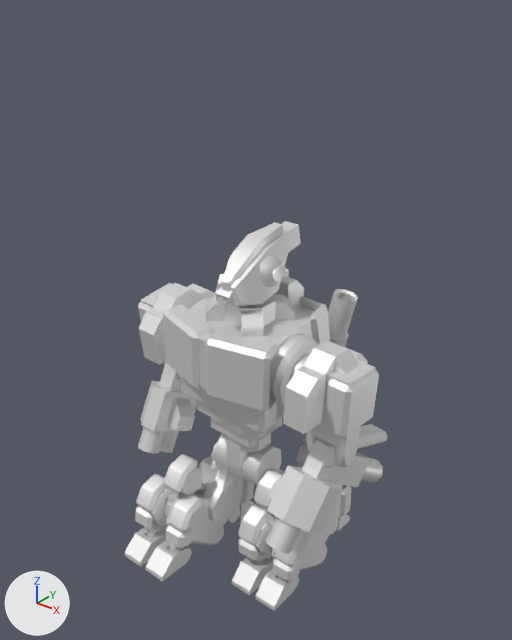
The glTF model glb/corkorg.glb: old version first, new version second.
Both versions are drawn from a 50 mm camera at (139.0, -170.0, 159.0) aimed at (2.0, 2.0, 52.0). Lighting does not change. The marker at lower left points along +X, +Y and +Z. The first picture is the older version. Where no turn or scale is listed for an object, it has been applied to the vertices.

In view in the first picture: 'head', 'hips', 'larm', 'lfoot', 'lheel', 'ltoes', 'luparm', 'rarm', 'rfoot', 'rheel', 'rleg', 'rthigh', 'rtoes', 'ruparm', 'torso' and 3 more.
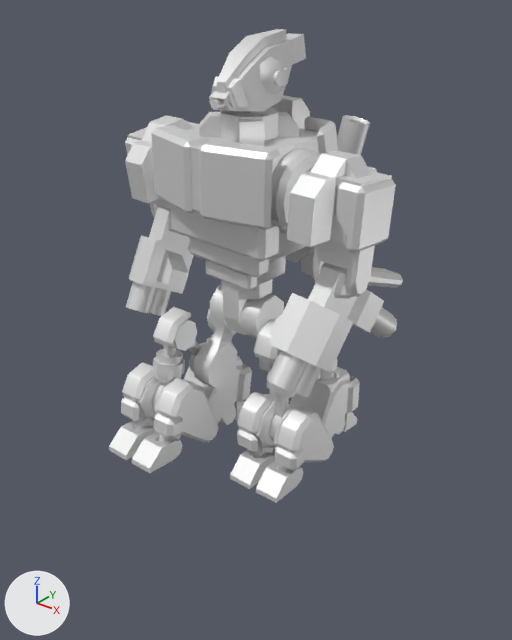
What changed in the scene script:
```text
Change ob_hips:
    ob_hips.location: (0.0, -1.2, -0.3) -> (0.0, -1.2, 60.2)
Change ob_rfoot:
    ob_rfoot.location: (-4.3, 0.0, 4.082) -> (-4.3, 0.0, -6.828)
Change ob_rtoes:
    ob_rtoes.location: (-17.4, -29.6, -37.3) -> (-17.4, -31.4, 12.5)
Change ob_rheel:
    ob_rheel.location: (-17.4, 4.4, -42.9) -> (-17.4, 2.7, 6.9)
Change ob_lfoot:
    ob_lfoot.location: (4.3, 0.0, -2.267) -> (4.3, 0.0, -13.18)
Change ob_lheel:
    ob_lheel.location: (17.4, 26.6, -45.6) -> (17.4, 26.8, 4.0)
Change ob_ltoes:
    ob_ltoes.location: (17.4, -7.9, -46.3) -> (17.4, -7.7, 3.3)
```

Boxes [x1, y1, x2, y2] around the edits, measured in the pictures (512 x 640 px):
'torso', moved: before [163, 276, 330, 448]; after [152, 95, 338, 290]
'luparm', moved: before [283, 341, 379, 467]; after [287, 151, 396, 297]
'larm', moved: before [265, 424, 388, 553]; after [266, 263, 403, 397]
'rfoot', moved: before [135, 447, 254, 551]; after [121, 337, 252, 443]
'lfoot', moved: before [238, 482, 351, 581]; after [237, 359, 360, 471]
'head', moved: before [215, 221, 301, 307]; after [209, 29, 306, 114]
'rarm', moved: before [138, 363, 197, 454]; after [126, 206, 194, 316]
'ruparm', moved: before [138, 283, 215, 365]; after [125, 115, 199, 218]
'rtoes', moved: before [125, 527, 192, 581]; after [109, 420, 182, 473]
'ltoes', moved: before [232, 557, 299, 611]; after [230, 449, 303, 503]
'rleg', moved: before [163, 443, 220, 515]; after [153, 307, 237, 386]
'rthigh', moved: before [203, 433, 239, 525]; after [194, 285, 237, 389]
'lmissle2', moved: before [328, 289, 358, 347]; after [300, 115, 370, 278]
'lthigh', moved: before [242, 444, 285, 485]; after [240, 294, 284, 373]
'hips', moved: before [225, 433, 271, 480]; after [221, 279, 272, 335]
'lleg', moved: before [254, 438, 310, 530]; after [254, 297, 309, 417]
'lheel', moved (mostly hidden): before [336, 514, 350, 531]; after [343, 412, 357, 432]
'rheel', moved (mostly hidden): before [239, 500, 254, 518]; after [234, 401, 244, 420]
'rmissle2', moved (not visible afterwards): before [284, 268, 289, 277]
